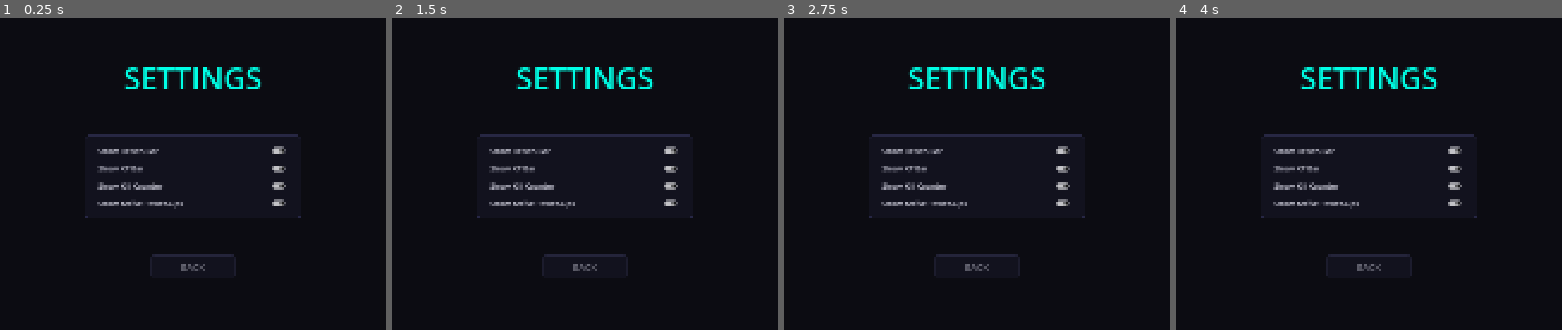
Above: before the commit, frames 1-4 (left to right).
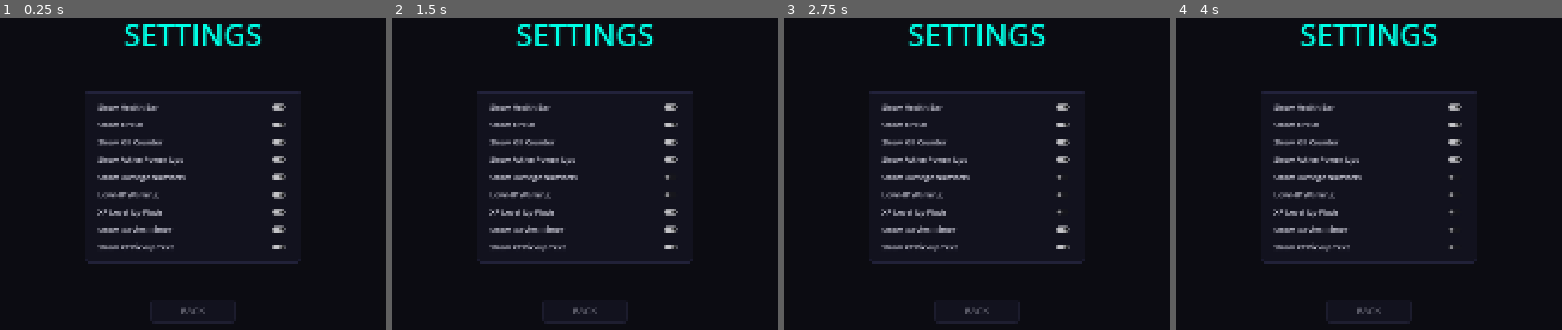
Above: after the commit, the same moments.

Repository: M-E-7/mob-fighter
Game: Godot game, scene res://Levels/Settings/Settings.tscn
Two runs of this game, one before a commit and one after it. Both use one fixed random seed, a clock stepped at 60 frames per second and the inputs below. This scene is started directly instead of the project's main scene.
Inputs (mouse positions are in pixels of both pictures, inside the frame that each line leads up to):
- Up to frame 1 (0.25 s): no input
- Up to frame 2 (1.5 s): click (669, 177) at 0.52 s; click (669, 195) at 1.27 s
- Up to frame 3 (2.75 s): click (1061, 211) at 2.02 s
- Up to frame 4 (4 s): click (1453, 230) at 2.77 s; click (1453, 245) at 3.52 s

The runs differ from the first frame. In frame 1, 8.9% of the frame differs, in the area x 22-78%, y 1-99%; in frame 2, 8.8%; in frame 3, 8.8%; in frame 4, 8.7%.

Commit message:
Add UI pass 2: damage numbers, low HP warning, XP flash, survival timer, game over screen, stat deltas

Diff:
--- a/Autoloads/event_bus.gd
+++ b/Autoloads/event_bus.gd
@@ -12,6 +12,7 @@
 
 # Progression
 signal xp_collected(amount: float)
+signal xp_orb_collected(world_position: Vector2, amount: float)
 signal player_leveled_up(player: LivingEntity)
 signal xp_updated(player: LivingEntity, current_xp: float, required_xp: float, current_level: int)
 signal power_up_applied(player: LivingEntity, power_up: PowerUpData)
--- a/Autoloads/game_config.gd
+++ b/Autoloads/game_config.gd
@@ -5,3 +5,14 @@
 var hud_show_xp: bool = true
 var hud_show_powerups: bool = true
 var hud_show_kills: bool = true
+var hud_show_damage_numbers: bool = true
+var hud_show_low_hp_warning: bool = true
+var hud_show_xp_flash: bool = true
+var hud_show_survival_timer: bool = true
+var hud_show_xp_pickup_text: bool = true
+
+var result_kills_p1: int = 0
+var result_kills_p2: int = 0
+var result_level_p1: int = 0
+var result_level_p2: int = 0
+var result_survival_time: float = 0.0
--- a/Components/Scripts/xp_component.gd
+++ b/Components/Scripts/xp_component.gd
@@ -44,6 +44,12 @@
 	EventBus.power_up_applied.emit(entity, power_up)
 
 
+func get_projected_stat(stat_key: String, additional_bonus: float) -> float:
+	var base: float = _base_stats.get(stat_key, 0.0)
+	var current_bonus: float = _bonuses.get(stat_key, 0.0)
+	return base * (1.0 + current_bonus + additional_bonus)
+
+
 func _apply_stat(stat_key: String) -> void:
 	var base: float = _base_stats.get(stat_key, 0.0)
 	var bonus: float = _bonuses.get(stat_key, 0.0)
--- a/Entities/ExperienceOrb/experience_orb.gd
+++ b/Entities/ExperienceOrb/experience_orb.gd
@@ -51,6 +51,7 @@
 func _collect() -> void:
 	_collected = true
 	EventBus.xp_collected.emit(xp_value)
+	EventBus.xp_orb_collected.emit(global_position, xp_value)
 	queue_free()
 
 
--- a/Levels/LevelPrototype/basic_level.gd
+++ b/Levels/LevelPrototype/basic_level.gd
@@ -19,6 +19,7 @@
 var _camera_p2: Camera2D
 var _p1_dead: bool = false
 var _p2_dead: bool = false
+var _hud: HUD
 
 
 func _ready() -> void:
@@ -36,9 +37,12 @@
 	else:
 		_setup_split_screen()
 
-	var hud := preload("res://UI/HUD.tscn").instantiate() as HUD
-	add_child(hud)
-	hud.setup(_player1, _player2, GameConfig.player_count)
+	_hud = preload("res://UI/HUD.tscn").instantiate() as HUD
+	add_child(_hud)
+	_hud.setup(_player1, _player2, GameConfig.player_count)
+
+	var ftm := preload("res://UI/FloatingTextManager.tscn").instantiate()
+	_subviewport_p1.add_child(ftm)
 
 	_proc_gen.level_generated.connect(_on_level_generated)
 	EventBus.entity_died.connect(_on_entity_died)
@@ -85,3 +89,20 @@
 	elif is_instance_valid(_player2) and entity == _player2:
 		_p2_dead = true
 		_overlay_p2.visible = true
+
+	var all_dead := _p1_dead and (GameConfig.player_count == 1 or _p2_dead)
+	if all_dead:
+		_show_game_over()
+
+
+func _show_game_over() -> void:
+	GameConfig.result_kills_p1 = _hud.get_kills(1)
+	GameConfig.result_kills_p2 = _hud.get_kills(2)
+	GameConfig.result_survival_time = _hud.get_survival_time()
+	var xp1 := _player1.get_node_or_null("XPComponent") as XPComponent if is_instance_valid(_player1) else null
+	GameConfig.result_level_p1 = xp1.current_level if xp1 else 0
+	var xp2 := _player2.get_node_or_null("XPComponent") as XPComponent if is_instance_valid(_player2) else null
+	GameConfig.result_level_p2 = xp2.current_level if xp2 else 0
+	var go := preload("res://UI/GameOverUI.tscn").instantiate() as GameOverUI
+	add_child(go)
+	go.setup(GameConfig.player_count)
--- a/Levels/Settings/Settings.tscn
+++ b/Levels/Settings/Settings.tscn
@@ -72,6 +72,56 @@
 [node name="PowerupsToggle" type="CheckButton" parent="CenterContainer/VBox/TogglesPanel/TogglesVBox/PowerupsRow"]
 layout_mode = 2
 
+[node name="DamageNumRow" type="HBoxContainer" parent="CenterContainer/VBox/TogglesPanel/TogglesVBox"]
+
+[node name="DamageNumLabel" type="Label" parent="CenterContainer/VBox/TogglesPanel/TogglesVBox/DamageNumRow"]
+layout_mode = 2
+size_flags_horizontal = 3
+text = "Show Damage Numbers"
+
+[node name="DamageNumToggle" type="CheckButton" parent="CenterContainer/VBox/TogglesPanel/TogglesVBox/DamageNumRow"]
+layout_mode = 2
+
+[node name="LowHPRow" type="HBoxContainer" parent="CenterContainer/VBox/TogglesPanel/TogglesVBox"]
+
+[node name="LowHPLabel" type="Label" parent="CenterContainer/VBox/TogglesPanel/TogglesVBox/LowHPRow"]
+layout_mode = 2
+size_flags_horizontal = 3
+text = "Low HP Warning"
+
+[node name="LowHPToggle" type="CheckButton" parent="CenterContainer/VBox/TogglesPanel/TogglesVBox/LowHPRow"]
+layout_mode = 2
+
+[node name="XPFlashRow" type="HBoxContainer" parent="CenterContainer/VBox/TogglesPanel/TogglesVBox"]
+
+[node name="XPFlashLabel" type="Label" parent="CenterContainer/VBox/TogglesPanel/TogglesVBox/XPFlashRow"]
+layout_mode = 2
+size_flags_horizontal = 3
+text = "XP Level-Up Flash"
+
+[node name="XPFlashToggle" type="CheckButton" parent="CenterContainer/VBox/TogglesPanel/TogglesVBox/XPFlashRow"]
+layout_mode = 2
+
+[node name="TimerRow" type="HBoxContainer" parent="CenterContainer/VBox/TogglesPanel/TogglesVBox"]
+
+[node name="TimerLabel" type="Label" parent="CenterContainer/VBox/TogglesPanel/TogglesVBox/TimerRow"]
+layout_mode = 2
+size_flags_horizontal = 3
+text = "Show Survival Timer"
+
+[node name="TimerToggle" type="CheckButton" parent="CenterContainer/VBox/TogglesPanel/TogglesVBox/TimerRow"]
+layout_mode = 2
+
+[node name="XPPickupRow" type="HBoxContainer" parent="CenterContainer/VBox/TogglesPanel/TogglesVBox"]
+
+[node name="XPPickupLabel" type="Label" parent="CenterContainer/VBox/TogglesPanel/TogglesVBox/XPPickupRow"]
+layout_mode = 2
+size_flags_horizontal = 3
+text = "Show XP Pickup Text"
+
+[node name="XPPickupToggle" type="CheckButton" parent="CenterContainer/VBox/TogglesPanel/TogglesVBox/XPPickupRow"]
+layout_mode = 2
+
 [node name="Spacer2" type="Control" parent="CenterContainer/VBox"]
 custom_minimum_size = Vector2(0, 40)
 
--- a/Levels/Settings/settings.gd
+++ b/Levels/Settings/settings.gd
@@ -11,6 +11,11 @@
 @onready var _xp_toggle: CheckButton = $CenterContainer/VBox/TogglesPanel/TogglesVBox/XPRow/XPToggle
 @onready var _kills_toggle: CheckButton = $CenterContainer/VBox/TogglesPanel/TogglesVBox/KillsRow/KillsToggle
 @onready var _powerups_toggle: CheckButton = $CenterContainer/VBox/TogglesPanel/TogglesVBox/PowerupsRow/PowerupsToggle
+@onready var _damage_num_toggle: CheckButton = $CenterContainer/VBox/TogglesPanel/TogglesVBox/DamageNumRow/DamageNumToggle
+@onready var _low_hp_toggle: CheckButton = $CenterContainer/VBox/TogglesPanel/TogglesVBox/LowHPRow/LowHPToggle
+@onready var _xp_flash_toggle: CheckButton = $CenterContainer/VBox/TogglesPanel/TogglesVBox/XPFlashRow/XPFlashToggle
+@onready var _timer_toggle: CheckButton = $CenterContainer/VBox/TogglesPanel/TogglesVBox/TimerRow/TimerToggle
+@onready var _xp_pickup_toggle: CheckButton = $CenterContainer/VBox/TogglesPanel/TogglesVBox/XPPickupRow/XPPickupToggle
 @onready var _back_button: Button = $CenterContainer/VBox/BackButton
 
 
@@ -24,6 +29,16 @@
 	_xp_toggle.toggled.connect(func(v: bool) -> void: GameConfig.hud_show_xp = v)
 	_kills_toggle.toggled.connect(func(v: bool) -> void: GameConfig.hud_show_kills = v)
 	_powerups_toggle.toggled.connect(func(v: bool) -> void: GameConfig.hud_show_powerups = v)
+	_damage_num_toggle.button_pressed = GameConfig.hud_show_damage_numbers
+	_low_hp_toggle.button_pressed = GameConfig.hud_show_low_hp_warning
+	_xp_flash_toggle.button_pressed = GameConfig.hud_show_xp_flash
+	_timer_toggle.button_pressed = GameConfig.hud_show_survival_timer
+	_xp_pickup_toggle.button_pressed = GameConfig.hud_show_xp_pickup_text
+	_damage_num_toggle.toggled.connect(func(v: bool) -> void: GameConfig.hud_show_damage_numbers = v)
+	_low_hp_toggle.toggled.connect(func(v: bool) -> void: GameConfig.hud_show_low_hp_warning = v)
+	_xp_flash_toggle.toggled.connect(func(v: bool) -> void: GameConfig.hud_show_xp_flash = v)
+	_timer_toggle.toggled.connect(func(v: bool) -> void: GameConfig.hud_show_survival_timer = v)
+	_xp_pickup_toggle.toggled.connect(func(v: bool) -> void: GameConfig.hud_show_xp_pickup_text = v)
 	_back_button.pressed.connect(_on_back_pressed)
 
 
--- /dev/null
+++ b/UI/FloatingTextManager.tscn
@@ -0,0 +1,6 @@
+[gd_scene format=3]
+
+[ext_resource type="Script" path="res://UI/floating_text_manager.gd" id="1_ftm"]
+
+[node name="FloatingTextManager" type="Node2D"]
+script = ExtResource("1_ftm")
--- /dev/null
+++ b/UI/GameOverUI.tscn
@@ -0,0 +1,52 @@
+[gd_scene format=3]
+
+[ext_resource type="Script" path="res://UI/game_over_ui.gd" id="1_goui"]
+
+[node name="GameOverUI" type="CanvasLayer"]
+script = ExtResource("1_goui")
+
+[node name="Dim" type="ColorRect" parent="."]
+anchor_right = 1.0
+anchor_bottom = 1.0
+color = Color(0, 0, 0, 0.75)
+mouse_filter = 2
+
+[node name="CenterContainer" type="CenterContainer" parent="Dim"]
+anchor_right = 1.0
+anchor_bottom = 1.0
+
+[node name="VBox" type="VBoxContainer" parent="Dim/CenterContainer"]
+theme_override_constants/separation = 24
+
+[node name="Title" type="Label" parent="Dim/CenterContainer/VBox"]
+text = "GAME OVER"
+horizontal_alignment = 1
+
+[node name="StatsPanel" type="PanelContainer" parent="Dim/CenterContainer/VBox"]
+custom_minimum_size = Vector2(480, 0)
+
+[node name="StatsVBox" type="VBoxContainer" parent="Dim/CenterContainer/VBox/StatsPanel"]
+theme_override_constants/separation = 12
+
+[node name="TimeLabel" type="Label" parent="Dim/CenterContainer/VBox/StatsPanel/StatsVBox"]
+text = "Survived: 0:00"
+horizontal_alignment = 1
+
+[node name="P1Label" type="Label" parent="Dim/CenterContainer/VBox/StatsPanel/StatsVBox"]
+text = "P1 — Level 1 · 0 kills"
+horizontal_alignment = 1
+
+[node name="P2Label" type="Label" parent="Dim/CenterContainer/VBox/StatsPanel/StatsVBox"]
+text = "P2 — Level 1 · 0 kills"
+horizontal_alignment = 1
+
+[node name="Spacer" type="Control" parent="Dim/CenterContainer/VBox"]
+custom_minimum_size = Vector2(0, 16)
+
+[node name="RetryButton" type="Button" parent="Dim/CenterContainer/VBox"]
+custom_minimum_size = Vector2(200, 52)
+text = "PLAY AGAIN"
+
+[node name="MenuButton" type="Button" parent="Dim/CenterContainer/VBox"]
+custom_minimum_size = Vector2(200, 52)
+text = "MAIN MENU"
--- /dev/null
+++ b/UI/floating_text.gd
@@ -0,0 +1,30 @@
+extends Node2D
+class_name FloatingText
+
+var _text: String = ""
+var _color: Color = Color.WHITE
+var _font_size: int = 16
+var _alpha: float = 1.0
+
+
+func setup(text: String, color: Color, font_size: int = 16) -> void:
+	_text = text
+	_color = color
+	_font_size = font_size
+	var tween := create_tween()
+	tween.set_parallel(true)
+	tween.tween_property(self, "position:y", position.y - 44.0, 0.85)
+	tween.tween_property(self, "_alpha", 0.0, 0.85)
+	tween.chain().tween_callback(queue_free)
+
+
+func _process(_delta: float) -> void:
+	queue_redraw()
+
+
+func _draw() -> void:
+	var font := ThemeDB.fallback_font
+	var c := _color
+	c.a = _alpha
+	draw_string(font, Vector2(-_font_size, 0), _text,
+			HORIZONTAL_ALIGNMENT_CENTER, -1, _font_size, c)
--- /dev/null
+++ b/UI/floating_text_manager.gd
@@ -0,0 +1,31 @@
+extends Node2D
+class_name FloatingTextManager
+
+const _FloatingText := preload("res://UI/floating_text.gd")
+
+const _COLOR_DAMAGE := Color(1.0, 0.9, 0.1)
+const _COLOR_XP := Color(0.2, 1.0, 0.9)
+
+
+func _ready() -> void:
+	EventBus.entity_damaged.connect(_on_entity_damaged)
+	EventBus.xp_orb_collected.connect(_on_xp_orb_collected)
+
+
+func _on_entity_damaged(entity: LivingEntity, amount: float) -> void:
+	if not GameConfig.hud_show_damage_numbers:
+		return
+	_spawn(entity.global_position, "-" + str(int(amount)), _COLOR_DAMAGE, 17)
+
+
+func _on_xp_orb_collected(world_position: Vector2, amount: float) -> void:
+	if not GameConfig.hud_show_xp_pickup_text:
+		return
+	_spawn(world_position, "+" + str(int(amount)) + " XP", _COLOR_XP, 14)
+
+
+func _spawn(world_pos: Vector2, text: String, color: Color, font_size: int) -> void:
+	var ft := _FloatingText.new()
+	add_child(ft)
+	ft.global_position = world_pos
+	ft.setup(text, color, font_size)
--- /dev/null
+++ b/UI/game_over_ui.gd
@@ -0,0 +1,84 @@
+extends CanvasLayer
+class_name GameOverUI
+
+const _MAIN_MENU_SCENE := "res://Levels/MainMenu/MainMenu.tscn"
+
+const _COLOR_ACCENT := Color(0.0, 1.0, 0.9)
+const _COLOR_DIM := Color(0.55, 0.55, 0.6)
+const _COLOR_BG := Color(0.05, 0.05, 0.08, 0.95)
+
+@onready var _title: Label = $Dim/CenterContainer/VBox/Title
+@onready var _time_label: Label = $Dim/CenterContainer/VBox/StatsPanel/StatsVBox/TimeLabel
+@onready var _p1_label: Label = $Dim/CenterContainer/VBox/StatsPanel/StatsVBox/P1Label
+@onready var _p2_label: Label = $Dim/CenterContainer/VBox/StatsPanel/StatsVBox/P2Label
+@onready var _retry_button: Button = $Dim/CenterContainer/VBox/RetryButton
+@onready var _menu_button: Button = $Dim/CenterContainer/VBox/MenuButton
+
+
+func _ready() -> void:
+	layer = 20
+	process_mode = Node.PROCESS_MODE_ALWAYS
+
+
+func setup(player_count: int) -> void:
+	var t := GameConfig.result_survival_time
+	_time_label.text = "Survived: %d:%02d" % [int(t) / 60, int(t) % 60]
+	_p1_label.text = "P1 — Level %d · %d kills" % [
+		GameConfig.result_level_p1 + 1, GameConfig.result_kills_p1]
+	if player_count == 2:
+		_p2_label.text = "P2 — Level %d · %d kills" % [
+			GameConfig.result_level_p2 + 1, GameConfig.result_kills_p2]
+	else:
+		_p2_label.hide()
+	_retry_button.pressed.connect(func() -> void: get_tree().reload_current_scene())
+	_menu_button.pressed.connect(func() -> void:
+		get_tree().change_scene_to_file(_MAIN_MENU_SCENE))
+	_apply_theme()
+
+
+func _apply_theme() -> void:
+	_title.add_theme_font_size_override("font_size", 72)
+	_title.modulate = Color(1.0, 0.25, 0.25)
+
+	var panel_style := StyleBoxFlat.new()
+	panel_style.bg_color = _COLOR_BG
+	panel_style.border_color = Color(0.35, 0.35, 0.5)
+	panel_style.set_border_width_all(2)
+	panel_style.set_corner_radius_all(8)
+	panel_style.content_margin_left = 40.0
+	panel_style.content_margin_right = 40.0
+	panel_style.content_margin_top = 24.0
+	panel_style.content_margin_bottom = 24.0
+	$Dim/CenterContainer/VBox/StatsPanel.add_theme_stylebox_override("panel", panel_style)
+
+	for lbl in [$Dim/CenterContainer/VBox/StatsPanel/StatsVBox/TimeLabel,
+			$Dim/CenterContainer/VBox/StatsPanel/StatsVBox/P1Label,
+			$Dim/CenterContainer/VBox/StatsPanel/StatsVBox/P2Label]:
+		(lbl as Label).add_theme_font_size_override("font_size", 22)
+		(lbl as Label).modulate = Color(0.9, 0.9, 1.0)
+
+	_style_button(_retry_button, _COLOR_ACCENT, Color(0.0, 0.15, 0.18))
+	_style_button(_menu_button, _COLOR_DIM, Color(0.07, 0.07, 0.12))
+
+
+func _style_button(btn: Button, border: Color, bg: Color) -> void:
+	var normal := StyleBoxFlat.new()
+	normal.bg_color = bg
+	normal.border_color = border
+	normal.set_border_width_all(2)
+	normal.set_corner_radius_all(4)
+	normal.content_margin_left = 48.0
+	normal.content_margin_right = 48.0
+	normal.content_margin_top = 14.0
+	normal.content_margin_bottom = 14.0
+	btn.add_theme_stylebox_override("normal", normal)
+
+	var hover := normal.duplicate() as StyleBoxFlat
+	hover.bg_color = bg.lightened(0.1)
+	hover.border_color = border.lightened(0.2)
+	btn.add_theme_stylebox_override("hover", hover)
+
+	btn.add_theme_color_override("font_color", border)
+	btn.add_theme_color_override("font_hover_color", border.lightened(0.25))
+	btn.add_theme_font_size_override("font_size", 22)
+	btn.size_flags_horizontal = Control.SIZE_SHRINK_CENTER
--- a/UI/hud.gd
+++ b/UI/hud.gd
@@ -19,6 +19,7 @@
 const _MARGIN := 16.0
 const _PANEL_MIN_W := 300.0
 const _SCREEN_W := 1920.0
+const _SCREEN_H := 1080.0
 const _PANEL_Y := 880.0
 
 const _POWERUP_ABBREVS: Dictionary = {
@@ -36,13 +37,29 @@
 var _p1: _PanelRefs
 var _p2: _PanelRefs
 
+var _survival_time: float = 0.0
+var _timer_label: Label
+
+var _warn_p1: ColorRect
+var _warn_p2: ColorRect
+var _warn_tween_p1: Tween
+var _warn_tween_p2: Tween
+
+var _prev_level_p1: int = 0
+var _prev_level_p2: int = 0
+
 
 func _ready() -> void:
 	layer = 10
+	process_mode = Node.PROCESS_MODE_ALWAYS
+
 	_p1 = _build_panel(_COLOR_P1)
 	add_child(_p1.panel)
 	_p2 = _build_panel(_COLOR_P2)
 	add_child(_p2.panel)
+
+	_build_timer_label()
+	_build_warnings()
 
 
 func setup(p1: LivingEntity, p2: LivingEntity, player_count: int) -> void:
@@ -56,6 +73,22 @@
 		_init_display(p2, _p2)
 
 
+func get_survival_time() -> float:
+	return _survival_time
+
+
+func get_kills(player: int) -> int:
+	return _kills1 if player == 1 else _kills2
+
+
+func _process(delta: float) -> void:
+	if not is_instance_valid(_player1):
+		return
+	_survival_time += delta
+	var secs := int(_survival_time)
+	_timer_label.text = "%d:%02d" % [secs / 60, secs % 60]
+
+
 func _init_display(entity: LivingEntity, refs: _PanelRefs) -> void:
 	if entity.healthComponent:
 		_update_health(refs, entity.healthComponent.current_health, entity.healthComponent.max_health)
@@ -74,6 +107,7 @@
 	_p2.kill_row.visible = GameConfig.hud_show_kills
 	_p1.powerup_row.visible = GameConfig.hud_show_powerups
 	_p2.powerup_row.visible = GameConfig.hud_show_powerups
+	_timer_label.get_parent().visible = GameConfig.hud_show_survival_timer
 
 
 func _position_panels(player_count: int) -> void:
@@ -81,9 +115,14 @@
 	_p1.panel.position = Vector2(_MARGIN, _PANEL_Y)
 	if player_count == 1:
 		_p2.panel.hide()
+		_warn_p1.size = Vector2(_SCREEN_W, _SCREEN_H)
+		_warn_p2.hide()
 	else:
 		_p2.panel.custom_minimum_size = Vector2(_PANEL_MIN_W, 0.0)
 		_p2.panel.position = Vector2(_SCREEN_W * 0.5 + _MARGIN, _PANEL_Y)
+		_warn_p1.size = Vector2(_SCREEN_W * 0.5, _SCREEN_H)
+		_warn_p2.position = Vector2(_SCREEN_W * 0.5, 0.0)
+		_warn_p2.size = Vector2(_SCREEN_W * 0.5, _SCREEN_H)
 
 
 func _connect_signals() -> void:
@@ -96,23 +135,35 @@
 func _on_health_changed(entity: LivingEntity, current: float, maximum: float) -> void:
 	if entity == _player1:
 		_update_health(_p1, current, maximum)
+		_warn_tween_p1 = _get_active_tween(_warn_p1, _warn_tween_p1, current, maximum)
 	elif is_instance_valid(_player2) and entity == _player2:
 		_update_health(_p2, current, maximum)
+		_warn_tween_p2 = _get_active_tween(_warn_p2, _warn_tween_p2, current, maximum)
 
 
 func _on_xp_updated(entity: LivingEntity, current_xp: float, required_xp: float, level: int) -> void:
 	if entity == _player1:
+		if level > _prev_level_p1 and GameConfig.hud_show_xp_flash:
+			_flash_xp_bar(_p1.xp_bar)
+		_prev_level_p1 = level
 		_update_xp(_p1, current_xp, required_xp, level)
 	elif is_instance_valid(_player2) and entity == _player2:
+		if level > _prev_level_p2 and GameConfig.hud_show_xp_flash:
+			_flash_xp_bar(_p2.xp_bar)
+		_prev_level_p2 = level
 		_update_xp(_p2, current_xp, required_xp, level)
 
 
 func _on_entity_died(entity: LivingEntity) -> void:
 	if entity == _player1:
 		_p1.panel.modulate.a = 0.4
+		_stop_warning(_warn_p1, _warn_tween_p1)
+		_warn_tween_p1 = null
 		return
 	if is_instance_valid(_player2) and entity == _player2:
 		_p2.panel.modulate.a = 0.4
+		_stop_warning(_warn_p2, _warn_tween_p2)
+		_warn_tween_p2 = null
 		return
 	var killer := entity.last_attacker
 	if not is_instance_valid(killer):
@@ -151,6 +202,66 @@
 	refs.lv_label.text = "LV " + str(level + 1)
 	if required_xp > 0.0:
 		refs.xp_bar.value = current_xp / required_xp
+
+
+func _flash_xp_bar(bar: ProgressBar) -> void:
+	var t := create_tween()
+	t.tween_property(bar, "modulate", Color(1.8, 1.8, 0.3, 1.0), 0.15)
+	t.tween_property(bar, "modulate", Color.WHITE, 0.25)
+
+
+func _get_active_tween(rect: ColorRect, existing: Tween,
+		current: float, maximum: float) -> Tween:
+	if not GameConfig.hud_show_low_hp_warning:
+		return existing
+	var ratio := current / maximum if maximum > 0.0 else 1.0
+	if ratio < 0.25:
+		if existing and existing.is_running():
+			return existing
+		_stop_warning(rect, existing)
+		rect.show()
+		var t := create_tween().set_loops()
+		t.tween_property(rect, "modulate:a", 0.20, 0.45)
+		t.tween_property(rect, "modulate:a", 0.04, 0.45)
+		return t
+	else:
+		_stop_warning(rect, existing)
+		return null
+
+
+func _stop_warning(rect: ColorRect, tween: Tween) -> void:
+	if tween:
+		tween.kill()
+	rect.hide()
+
+
+func _build_timer_label() -> void:
+	var bar := Control.new()
+	bar.set_anchors_preset(Control.PRESET_TOP_WIDE)
+	bar.custom_minimum_size = Vector2(0, 36)
+	add_child(bar)
+
+	_timer_label = Label.new()
+	_timer_label.text = "0:00"
+	_timer_label.horizontal_alignment = HORIZONTAL_ALIGNMENT_CENTER
+	_timer_label.set_anchors_preset(Control.PRESET_FULL_RECT)
+	_timer_label.add_theme_font_size_override("font_size", 18)
+	_timer_label.modulate = Color(0.85, 0.85, 0.9)
+	bar.add_child(_timer_label)
+
+
+func _build_warnings() -> void:
+	_warn_p1 = ColorRect.new()
+	_warn_p1.color = Color(1.0, 0.0, 0.0, 0.12)
+	_warn_p1.mouse_filter = Control.MOUSE_FILTER_IGNORE
+	_warn_p1.hide()
+	add_child(_warn_p1)
+
+	_warn_p2 = ColorRect.new()
+	_warn_p2.color = Color(1.0, 0.0, 0.0, 0.12)
+	_warn_p2.mouse_filter = Control.MOUSE_FILTER_IGNORE
+	_warn_p2.hide()
+	add_child(_warn_p2)
 
 
 func _build_panel(accent: Color) -> _PanelRefs:
--- a/UI/level_up_ui.gd
+++ b/UI/level_up_ui.gd
@@ -2,6 +2,11 @@
 class_name LevelUpUI
 
 @export var card_count: int = 3
+
+const _STAT_LABELS: Dictionary = {
+	"max_speed": "Speed", "fire_rate": "Fire Rate",
+	"bullet_damage": "Damage", "max_health": "Max HP", "bullet_speed": "Blt Spd",
+}
 @export var xp_component: XPComponent
 @export var xp_component_p2: XPComponent
 
@@ -114,6 +119,17 @@
 	desc_label.horizontal_alignment = HORIZONTAL_ALIGNMENT_CENTER
 	vbox.add_child(desc_label)
 
+	if is_instance_valid(xp_component):
+		var cur: float = xp_component.entity.get(power_up.stat_key)
+		var nxt: float = xp_component.get_projected_stat(power_up.stat_key, power_up.bonus_percent)
+		var sname: String = _STAT_LABELS.get(power_up.stat_key, power_up.stat_key)
+		var delta_lbl := Label.new()
+		delta_lbl.text = "%s: %.0f → %.0f" % [sname, cur, nxt]
+		delta_lbl.add_theme_font_size_override("font_size", 13)
+		delta_lbl.modulate = Color(0.6, 1.0, 0.6)
+		delta_lbl.horizontal_alignment = HORIZONTAL_ALIGNMENT_CENTER
+		vbox.add_child(delta_lbl)
+
 	var btn := Button.new()
 	btn.text = "Choose"
 	btn.size_flags_vertical = Control.SIZE_EXPAND_FILL
@@ -142,6 +158,17 @@
 	desc_label.autowrap_mode = TextServer.AUTOWRAP_WORD_SMART
 	desc_label.horizontal_alignment = HORIZONTAL_ALIGNMENT_CENTER
 	vbox.add_child(desc_label)
+
+	if is_instance_valid(xp_component_p2):
+		var cur: float = xp_component_p2.entity.get(power_up.stat_key)
+		var nxt: float = xp_component_p2.get_projected_stat(power_up.stat_key, power_up.bonus_percent)
+		var sname: String = _STAT_LABELS.get(power_up.stat_key, power_up.stat_key)
+		var delta_lbl := Label.new()
+		delta_lbl.text = "%s: %.0f → %.0f" % [sname, cur, nxt]
+		delta_lbl.add_theme_font_size_override("font_size", 13)
+		delta_lbl.modulate = Color(0.6, 1.0, 0.6)
+		delta_lbl.horizontal_alignment = HORIZONTAL_ALIGNMENT_CENTER
+		vbox.add_child(delta_lbl)
 
 	var hint := Label.new()
 	hint.text = "◄ ► to navigate · A to confirm"
Not shown, added: Levels/Settings/settings.gd.uid
Not shown, added: UI/floating_text.gd.uid
Not shown, added: UI/floating_text_manager.gd.uid
Not shown, added: UI/game_over_ui.gd.uid
Not shown, added: UI/hud.gd.uid
